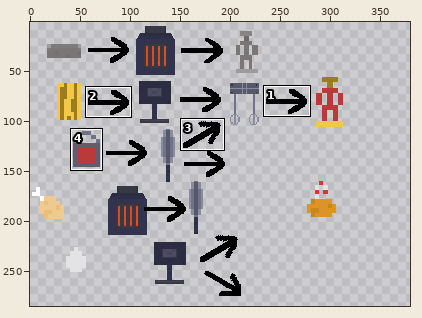
Edited in one commit: sprite sheet (android/assets/instructions.png). The first picture is a wide view before the edit; the outline marks the close-up.
Close-up. Before:
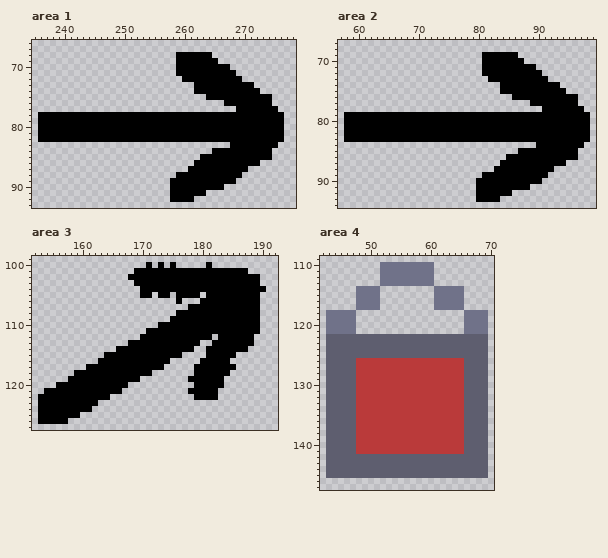
The file is 384x288 pixels. Colours within 5 levels of each other are drawn and written as one. Shown: area 1: x 235..278, y 66..93; area 2: x 57..99, y 67..94; area 3: x 152..192, y 99..127; area 4: x 42..70, y 109..147. The old version is drawn lined up with the new one. The wide view leaves out empty margins. The commit also changed other parts of the picture, which this record leaves out.
The same view after the edit:
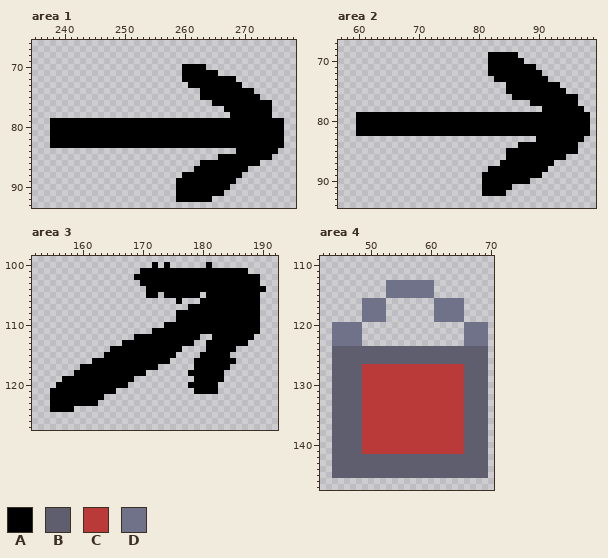
Palette (. is transparent): A #000000  B #5e5e6f  C #ba3a3a  D #707289
Changes in this commit:
drawings rearranged on the sheet (the old picture shows each at its new place; 4 dropped ones are not shown)
Area 1:
y 68: x 259..264 AAAAAA -> ......
y 69: x 259..265 AAAAAAA -> .......
y 70: x 259 A -> .; x 264..267 AAAA -> ....
y 71: x 259 A -> .; x 266..268 AAA -> ...
y 72: x 269 A -> .
y 73: x 261 . -> A; x 270..271 AA -> ..
y 74: x 262 A -> .; x 272 A -> .
y 75: x 263 . -> A; x 273..274 AA -> ..
y 76: x 265..266 .. -> AA
y 77: x 267..268 .. -> AA; x 275 A -> .
y 78: x 236..267 AAAAAAAAAAAAAAAAAAAAAAAAAAAAAAAA -> ................................; x 275..276 AA -> ..
y 79..82: x 236..237 AA -> ..
y 83: x 238..267 .............................. -> AAAAAAAAAAAAAAAAAAAAAAAAAAAAAA; x 276 . -> A
y 84: x 265..268 AAAA -> ....; x 275 . -> A
y 85: x 263..265 AAA -> ...
y 86: x 262 A -> .
y 87: x 261 A -> .
y 88: x 259 A -> .
y 89: x 258 A -> .
y 90: x 258 A -> .; x 267 . -> A
y 91: x 258 A -> .; x 264..266 ... -> AAA
y 92: x 258 A -> .; x 262..264 ... -> AAA
Area 2:
y 69..72: x 81 A -> .
y 73: x 82 A -> .
y 74..75: x 84 A -> .
y 79..82: x 58..59 AA -> ..
y 83: x 58..89 AAAAAAAAAAAAAAAAAAAAAAAAAAAAAAAA -> ................................; x 98 A -> .
y 84: x 87..89 ... -> AAA; x 97 A -> .
y 85: x 85..86 .. -> AA
y 86: x 95..96 AA -> ..
y 87: x 93..94 AA -> ..
y 88: x 82 . -> A; x 92 A -> .
y 89: x 91 A -> .
y 90: x 80 A -> .; x 89..90 AA -> ..
y 91: x 80 A -> .; x 86..88 AAA -> ...
y 92: x 80 A -> .; x 85 A -> .
y 93: x 80..83 AAAA -> ....
Area 3:
y 100: x 171..175 A.A.A -> .A.A.
y 101: x 169 A -> .
y 102: x 168 A -> .
y 103: x 169 A -> .
y 104: x 170 A -> .
y 105: x 170 A -> .; x 172..173 .A -> A.; x 175 . -> A
y 109: x 175 A -> .
y 110: x 173 A -> .
y 111: x 171 A -> .
y 112: x 169 . -> A; x 180..182 AA. -> ..A
y 113: x 167 . -> A; x 179 A -> .; x 181 . -> A; x 188 A -> .
y 114: x 165 . -> A; x 177..178 AA -> ..; x 186..187 AA -> ..
y 115: x 176 A -> .; x 180 . -> A; x 185 A -> .
y 116: x 162 . -> A; x 179 . -> A; x 185 . -> A
y 117: x 160 . -> A; x 173 A -> .; x 185 A -> .
y 118: x 171 A -> .; x 178 . -> A; x 184 A -> .
y 119: x 157 . -> A; x 169 A -> .; x 178 A -> .
y 120: x 178 . -> A; x 183 A -> .
y 121: x 154 A -> .; x 166 A -> .; x 178 A -> .
y 122: x 153..154 AA -> ..; x 164 A -> .; x 179..182 AAAA -> ....
y 123: x 153..154 AA -> ..
y 124: x 153..154 AA -> ..; x 159..161 AAA -> ...
y 125: x 153..159 AAAAAAA -> .......
y 126: x 153..157 AAAAA -> .....
Area 4:
y 110..112: x 52..60 DDDDDDDDD -> .........
y 113: x 52 D -> .
y 114..115: x 48..51 DDDD -> ....; x 53..65 ........DDDDD -> DDDDDDDD.....
y 116..117: x 48 D -> .; x 52 . -> D
y 118..119: x 43..47 DDDDD -> .....; x 49..52 .... -> DDDD; x 61..69 .....DDDD -> DDDDD....
y 120..121: x 43 D -> .; x 48 . -> D
y 122..123: x 43..69 BBBBBBBBBBBBBBBBBBBBBBBBBBB -> .DDDDD.................DDDD
y 124..125: x 43 B -> .
y 126: x 43 B -> .; x 48..65 CCCCCCCCCCCCCCCCCC -> BBBBBBBBBBBBBBBBBB
y 127..141: x 43 B -> .; x 48 C -> B
y 142..145: x 43 B -> .
Where, in picture pixels (left, top, right, bottom), the same in both close-ups:
changed: (38, 52, 284, 202)
erased: (482, 52, 506, 94)
changed: (344, 112, 590, 202)
changed: (38, 262, 254, 424)
changed: (326, 262, 488, 478)
